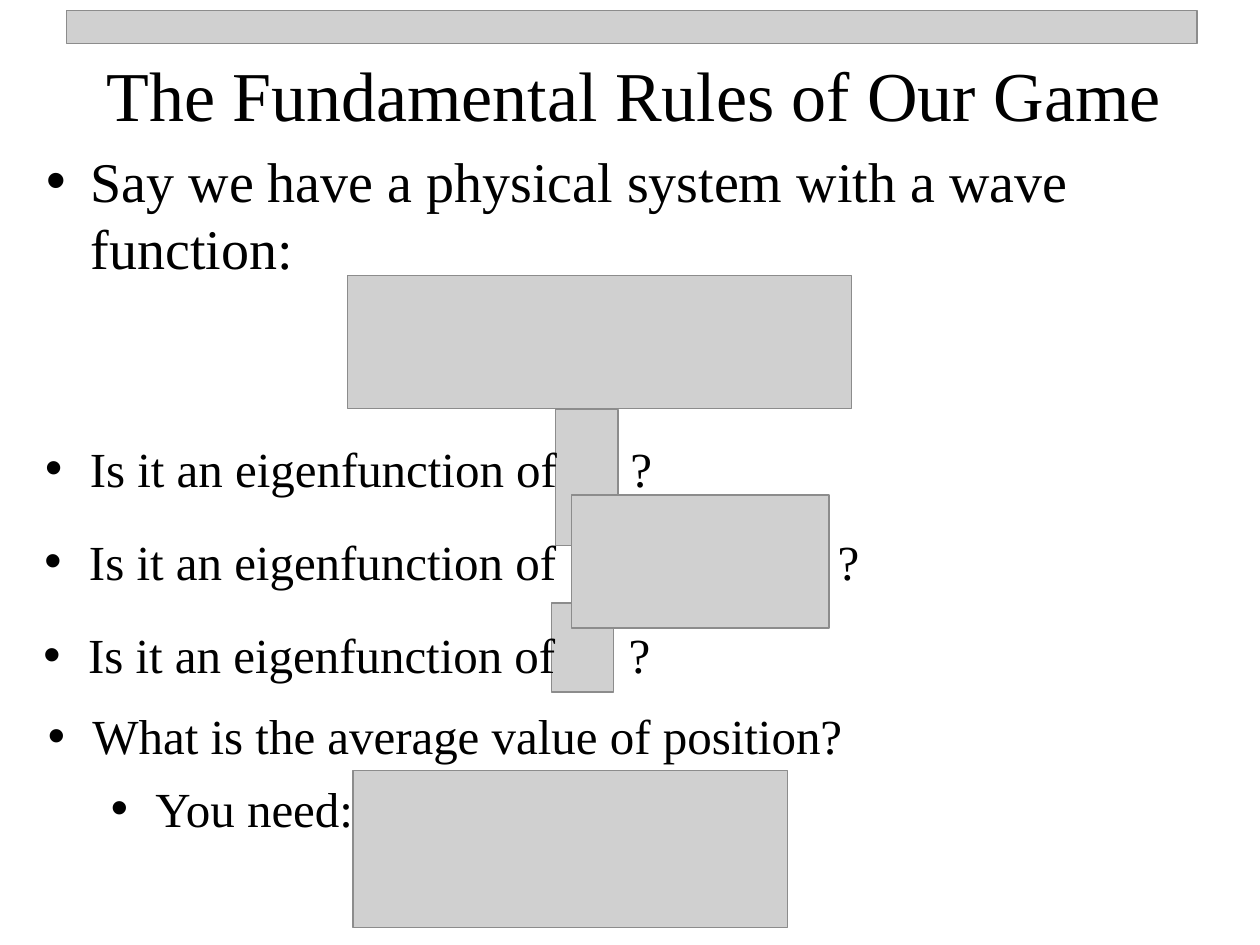
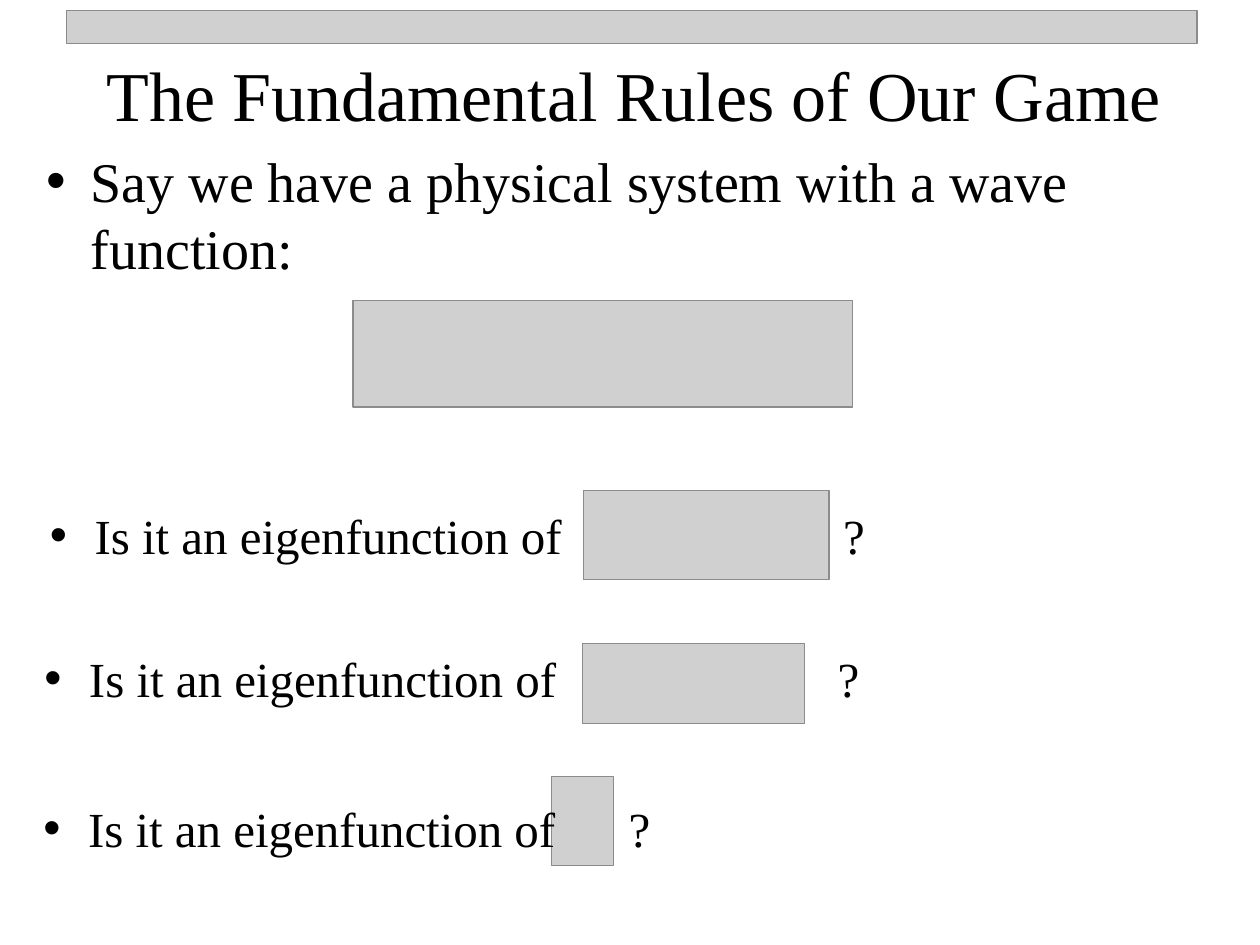
Before and after one commit to npetraco/CHE302, a slide deck: slide 15 of Notes/4_postulates.pptx. Drawn at 1260x945 pixels with LibreOffice and Linux fonts; fonts in the diff are those of the drawing; grey boxes stand for pictures. Boxes give left, top, right and bottom in pixels: in the first picture for what was removed or moved away, otherwise in the second. Text is boxed around its words. In the diff, an @@ line names an element or a change of style, - is before the commit and + after.

```diff
--- a/Notes/4_postulates.pptx
+++ b/Notes/4_postulates.pptx
@@ picture: place and size @@
-picture at [348,276,852,410]
+picture at [353,301,853,408]
@@ picture removed at [556,410,619,546] @@
@@ text "Is it an eigenfunction of ..." rewrapped from [90,449,557,497] to [95,519,562,563] @@
@@ picture: place and size @@
-picture at [571,495,829,629]
+picture at [583,490,829,580]
@@ text "Is it an eigenfunction of ..." rewrapped from [89,542,556,590] to [89,662,556,706] @@
@@ picture added at [582,644,804,723] @@
@@ text removed at [92,719,842,837] @@
-• What is the average value of position?
-  • You need:
@@ picture removed at [353,770,788,927] @@
@@ picture: place and size @@
-picture at [551,604,614,693]
+picture at [551,777,614,867]
@@ text "Is it an eigenfunction of ...": place and size @@
-text "Is it an eigenfunction of ..." at [88,635,555,683]
+text "Is it an eigenfunction of ..." at [88,809,555,857]
```
Also in this commit, not shown: 1 other slide changed, 2 slides added, 3 other files.
